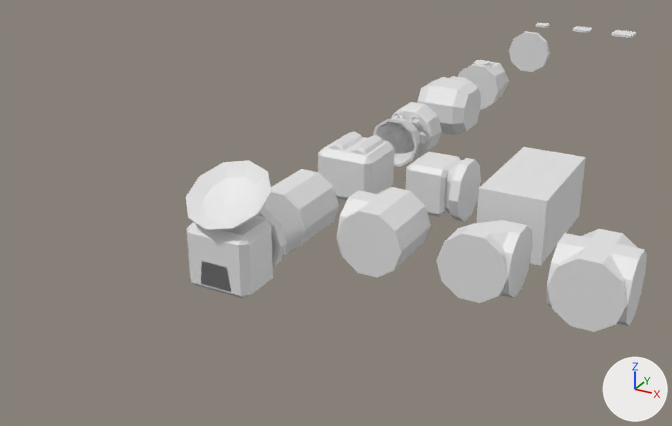
The Blender file Assets/Models/Tiles/MODULES.blend: old version first, new version second.
The view is the same before and after, from a camera (50 mm lens) standing at (-5.7, -38.6, 11.7) and looking at (-19.5, -13.5, -0.9). Every picture has the same lights, and +X, +Y and +Z are marked at lower right. Objects named as collision shapes, trigger or cutter boxes, shadow casters or lower levels of detail are left out.

Names of what the first picture shows: 'Antenna', 'Antenna Hull', 'Circle', 'Cube', 'Doorway.003', 'Doorway.007', 'Doorway.014', 'Exterior', 'Hallway_01_X_hull.001', 'Hallway_01_hull', 'Reactor Hull', 'cargo_hull'.
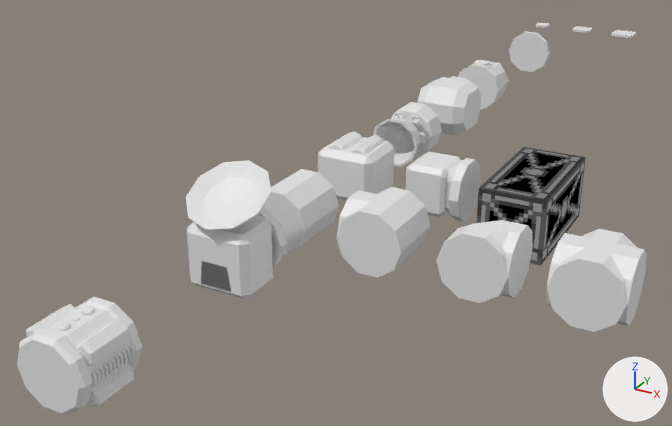
Where the change shows, as pixel boxes (x1, y1, x2, y2) in the pictures (672 x 426 px):
```json
{"object": "Cube.002", "change": "added", "after": [17, 297, 142, 415]}
{"object": "Exterior", "change": "recoloured, surface changed", "before": [477, 147, 586, 266], "after": [477, 147, 586, 266], "on screen": "white to grey"}
```

Scene script edits in JSON lines:
```json
{"op": "add", "block": "img_modules_textures_png", "code": ["img_modules_textures_png = load_image('modules_textures.png', '../../Texture/modules_textures.png', 256, 256, 'sRGB')"]}
{"op": "add", "block": "mat_material", "code": ["mat_material = bpy.data.materials.new('Material')", "mat_material.use_nodes = True; mat_material.node_tree.nodes.clear()", "_N = mat_material.node_tree.nodes; _L = mat_material.node_tree.links", "n0 = _N.new('ShaderNodeOutputMaterial'); n0.name = 'Material Output'", "n1 = _N.new('ShaderNodeTexImage'); n1.name = 'Image Texture'", "n1.image = img_modules_textures_png", "n1.interpolation = 'Closest'", "_L.new(n1.outputs[0], n0.inputs[0])  # 'Color' to 'Surface'"]}
{"block": "me_cube_003", "where": "me_cube_003.from_pydata(...)  # 8 vertices, 6 faces; spans x -1.0..1.0, y -3.0..1.0, z -0.4..1.6"}
{"block": "me_cube_003", "where": "# used by ob_exterior; parent = ob_cargo_large_01; location = (0.0, 0.0, 0.0)"}
{"block": "me_cube_003", "change": "me_cube_003 part 1: texture (UV) coordinates of 6 of 6 faces, centred in x -1.0..1.0, y -3.0..1.0, z -0.4..1.6, changed; they spanned u 0.12..0.88, v 0.0..1.0 and now span u 0.0..0.19, v 0.06..0.12"}
{"op": "add", "block": "me_cube_003", "code": "me_cube_003.materials.append(mat_material)"}
{"op": "add", "block": "me_cube_005", "code": ["me_cube_005 = bpy.data.meshes.new('Cube.005')", "me_cube_005.from_pydata(...)  # 406 vertices, 323 faces; spans x -0.98..0.98, y -1.0..1.0, z -0.33..1.56"]}
{"op": "add", "block": "ob_cube_002", "code": ["ob_cube_002 = bpy.data.objects.new('Cube.002', me_cube_005)", "ob_cube_002.parent = ob_ftl_small_01", "ob_cube_002.location = (0.0, 0.0, 0.0)"]}
{"op": "add", "block": "ob_ftl_small_01", "code": ["ob_ftl_small_01 = bpy.data.objects.new('FTL_small_01', None)", "ob_ftl_small_01.location = (-19.0, -26.0, 0.0)"]}
```
